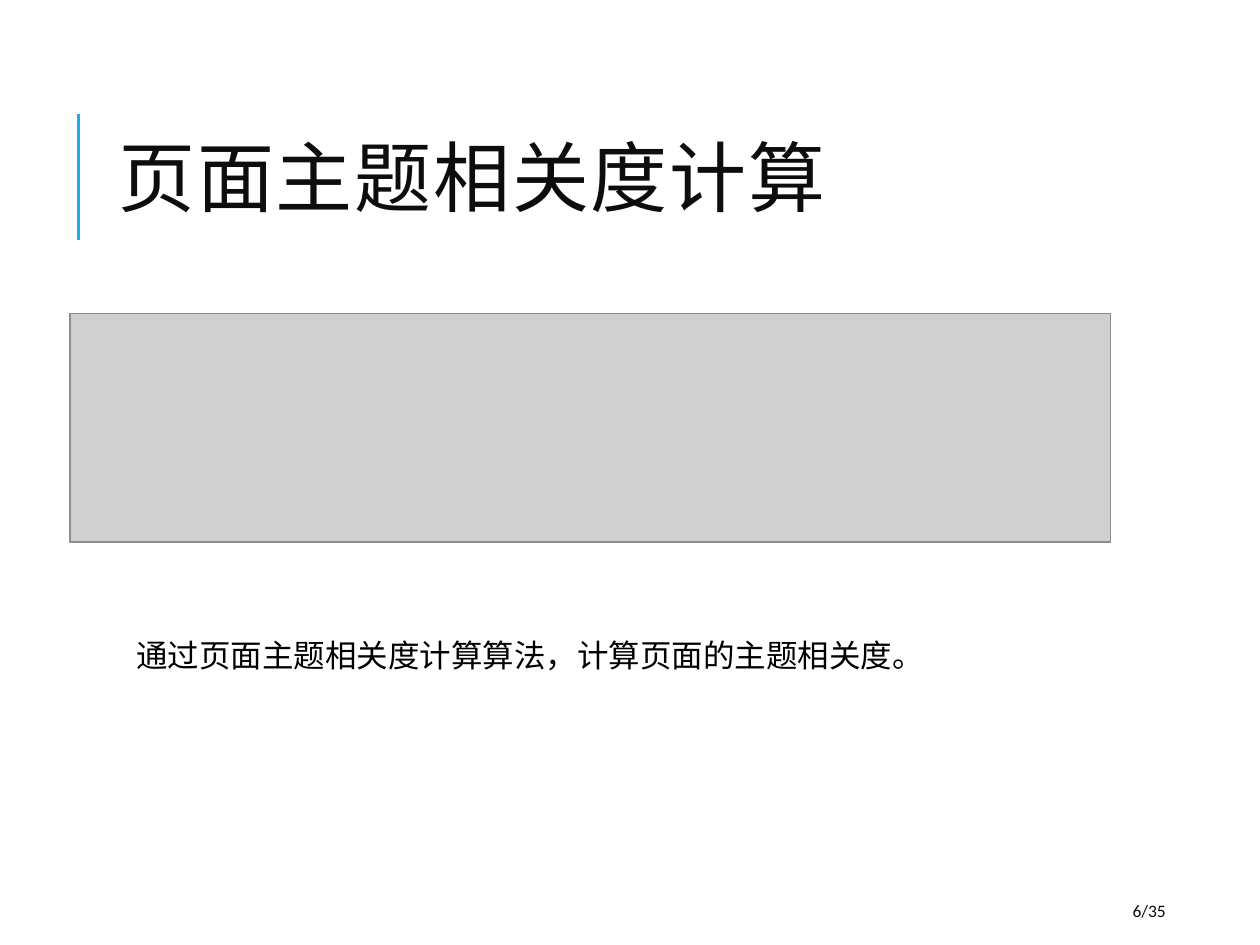
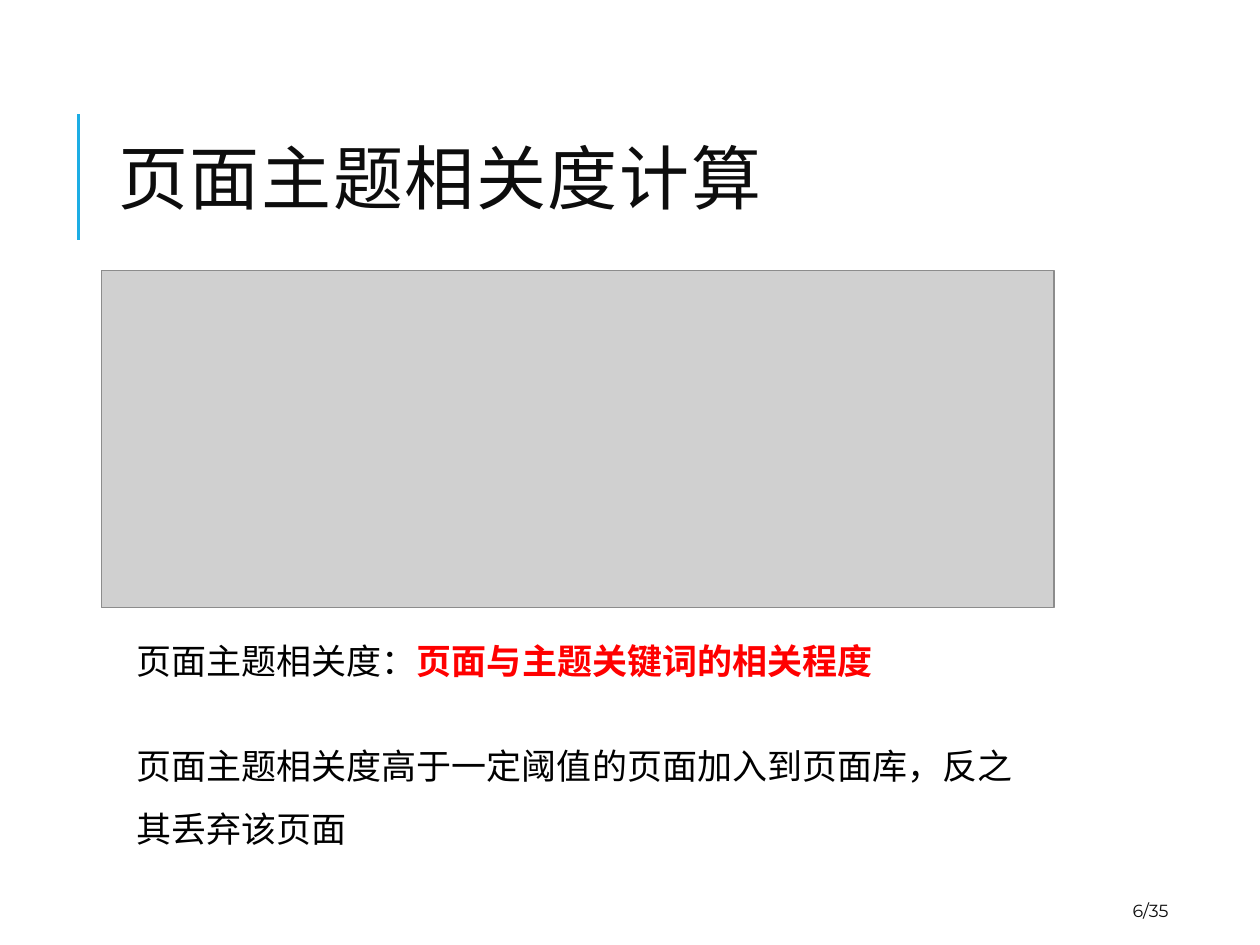
Before and after one commit to winniehajing/paper, a slide deck: slide 6 of 2012223040119-Defense-20150515-goahead.pptx. Drawn at 1260x945 pixels with LibreOffice and Linux fonts; fonts in the diff are those of the drawing; grey boxes stand for pictures. Boxes give left, top, right and bottom in pixels: in the first picture for what was removed or moved away, otherwise in the second. Text is boxed around its words. In the diff, an @@ line names an element or a change of style, - is before the commit and + after.

```diff
--- a/2012223040119-Defense-20150515-goahead.pptx
+++ b/2012223040119-Defense-20150515-goahead.pptx
@@ title "页面主题相关度计算" at [118, 145, 761, 210]: size 44 to 40 pt, font Calibri to Montserrat @@
@@ picture: place and size @@
-picture at [69, 314, 1110, 542]
+picture at [102, 271, 1055, 607]
@@ text at [136, 644, 1012, 845]: text changed; size 18 to 20 pt; font Calibri to Arial @@
-通过页面主题相关度计算算法，计算页面的主题相关度。
+页面主题相关度：页面与主题关键词的相关程度
+页面主题相关度高于一定阈值的页面加入到页面库，反之其丢弃该页面
@@ page number at [1133, 902, 1169, 919]: font Calibri to Montserrat @@
```
Also in this commit, not shown: 27 other slides changed, 13 slides added, 3 slides removed, 2 other files.
